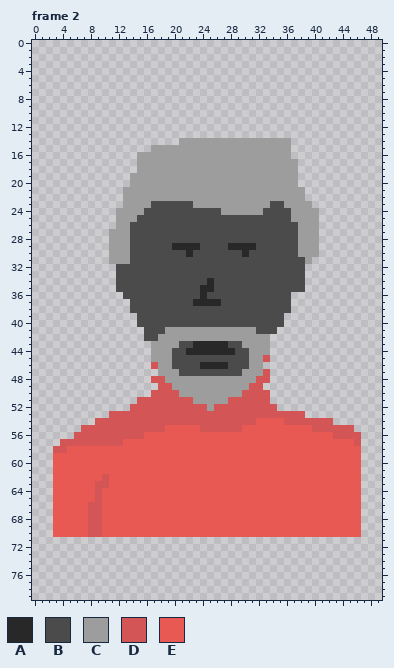
File history of a pixel-art file, sprite/aseprite/MaleFaceComponents.aseprite. The picture above is the old version.
50x80 pixels, 5 frames. Shown: frame 2. The commit also changed other frames, which this record leaves out.
Visible layers, top first: "Mouth", "Nose", "Eyes", "Beard", "Hair", "FaceShape", "body".
Palette (. is transparent): A #282828  B #4b4b4b  C #9d9d9d  D #d35555  E #e75952
Pixels before, frame 2 (only the part around the change), first column x 2:
17 .............CCCCCCCCCCCCCCCCCCCCCCC....
18 .............CCCCCCCCCCCCCCCCCCCCCCC....
19 ............CCCCCCCCCCCCCCCCCCCCCCCC....
20 ............CCCCCCCCCCCCCCCCCCCCCCCC....
21 ...........CCCCCCCCCCCCCCCCCCCCCCCCCC...
22 ...........CCCCCCCCCCCCCCCCCCCCCCCCCC...
23 ...........CCCCBBBBBBCCCCCCCCCCCBBCCCC..
24 ..........CCCCBBBBBBBBBBBCCCCCCBBBBCCCC.
25 ..........CCCBBBBBBBBBBBBBBBBBBBBBBCCCC.
26 ..........CCBBBBBBBBBBBBBBBBBBBBBBBBCCC.
27 .........CCCBBBBBBBBBBBBBBBBBBBBBBBBCCC.
28 .........CCCBBBBBBBBBBBBBBBBBBBBBBBBCCC.
29 .........CCCBBBBBBAAAABBBBAAAABBBBBBCCC.
30 .........CCCBBBBBBBBABBBBBBBABBBBBBBCCC.
31 .........CCCBBBBBBBBBBBBBBBBBBBBBBBBBC..
32 ..........BBBBBBBBBBBBBBBBBBBBBBBBBBB...
33 ..........BBBBBBBBBBBBBBBBBBBBBBBBBBB...
34 ..........BBBBBBBBBBBBBABBBBBBBBBBBBB...
35 ..........BBBBBBBBBBBBAABBBBBBBBBBBBB...
36 ...........BBBBBBBBBBBABBBBBBBBBBBB.....
37 ............BBBBBBBBBAAAABBBBBBBBBB.....
38 ............BBBBBBBBBBBBBBBBBBBBBBB.....
39 .............BBBBBBBBBBBBBBBBBBBBB......
Now the later version:
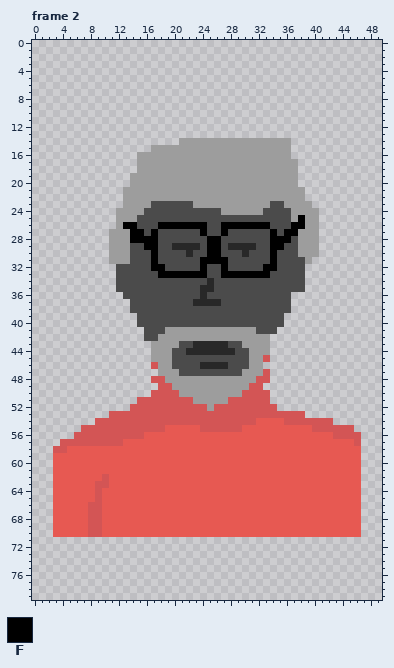
Colours new in this view: F #000000
From old to new:
layer "Glasses" now shown
Frame 2, layer "Glasses":
The author changed colour B to colour F in row 26 at x 14, 18 to 24, 27 to 33 and 37; in row 27 at x 14 to 15, 17, 24, 27, 34 and 36 to 37; in row 28 at x 14 to 17, 25 to 26 and 34 to 36; in row 29 at x 16 to 17, 25 to 26 and 34 to 35; in row 30 at x 17, 25 to 26 and 34; in row 31 at x 17, 24 to 27 and 34.
The author changed colour B to colour F in row 32 at x 17 to 18, 24, 27 and 33 to 34; in row 33 at x 18 to 24 and 27 to 33.
The author changed colour C to colour F in row 25 at x 38; in row 26 at x 13 and 38.
Where, in picture pixels (left, top, right, bottom), the same in both pictures:
changed: (123, 215, 305, 278)
